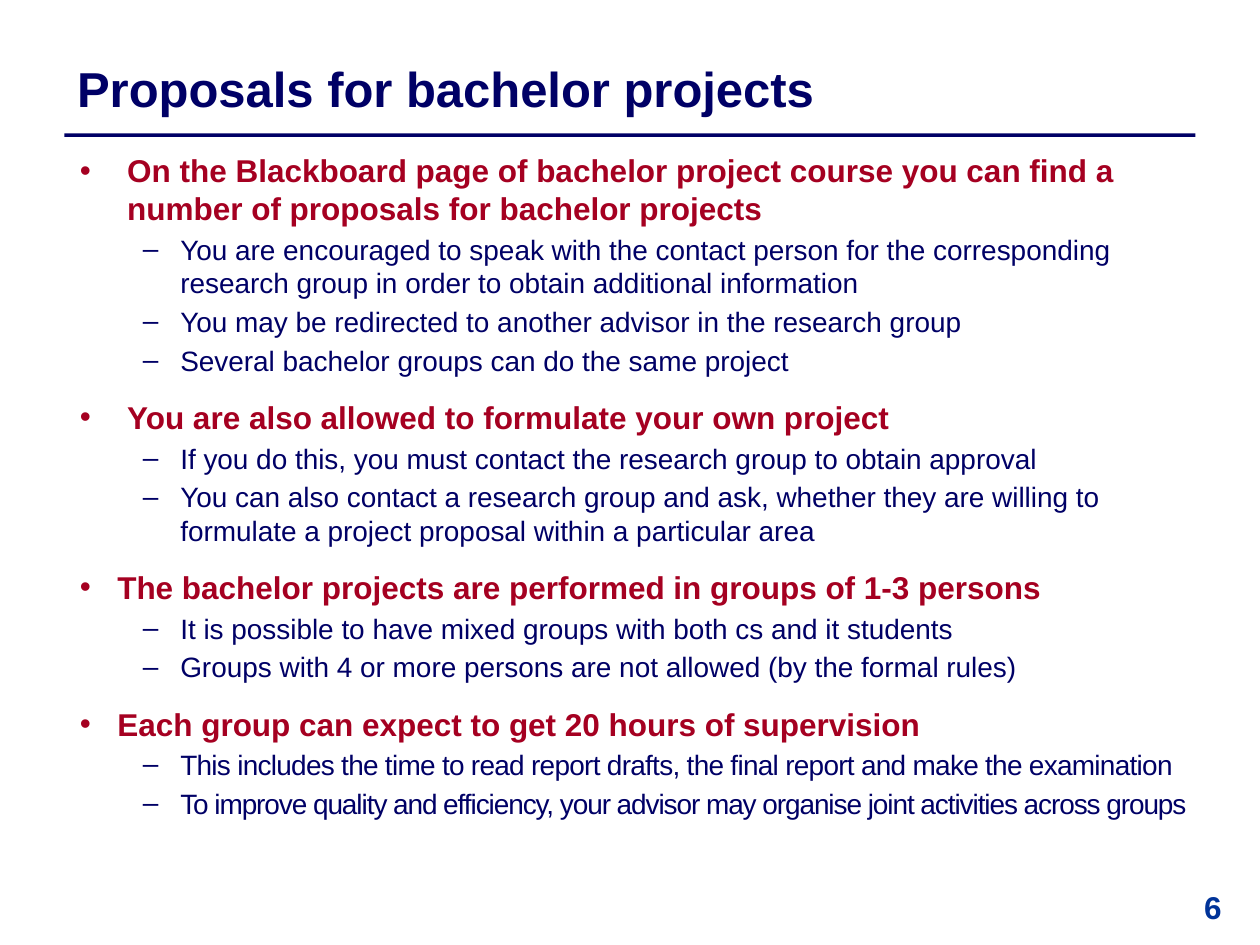
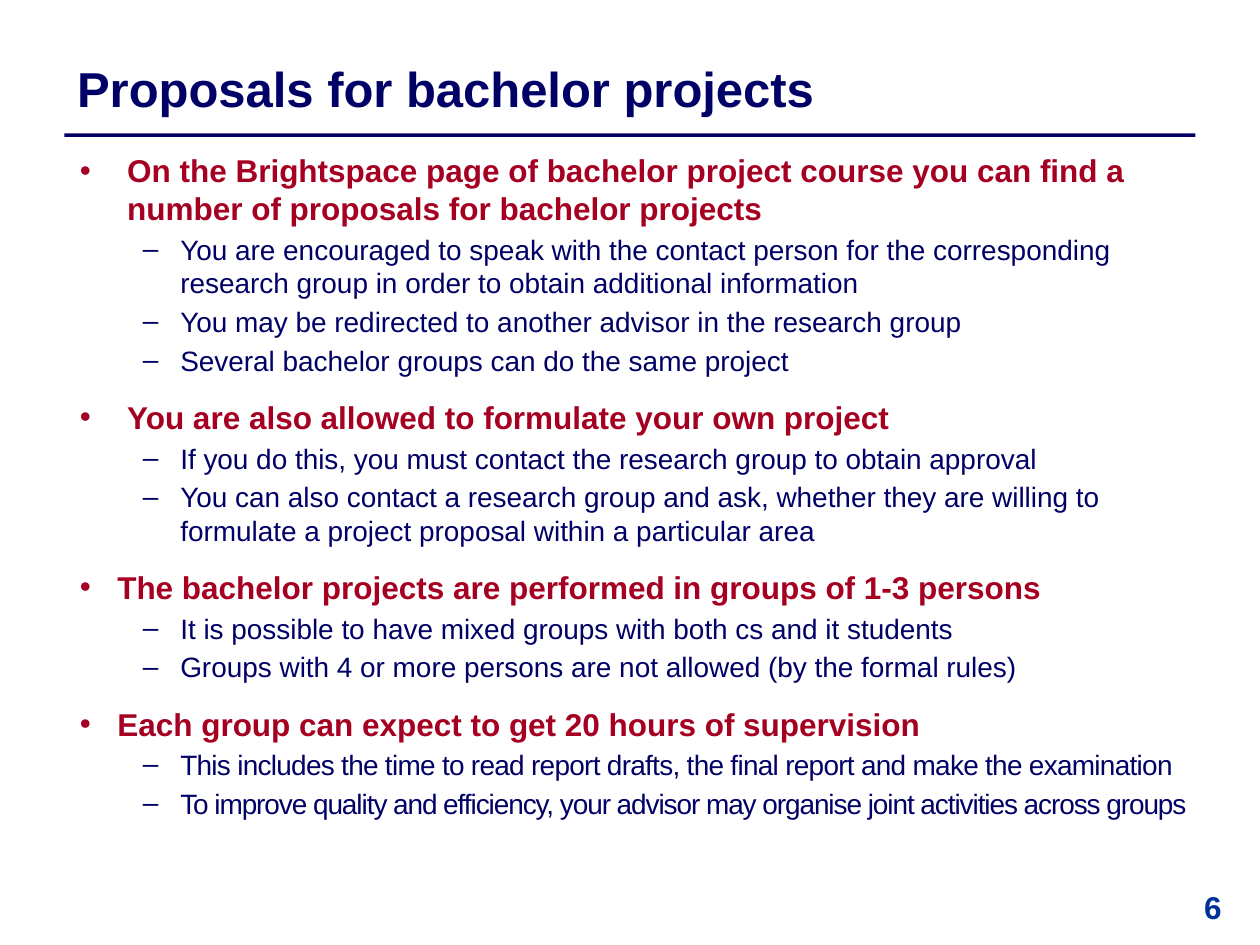
Before and after one commit to IntProgAU/Materiale, a slide deck: slide 6 of web/b22/0_info_meeting/+ Information Meeting.pptx. Drawn at 1260x945 pixels with LibreOffice and Linux fonts; fonts in the diff are those of the drawing. Boxes give left, top, right and bottom in pixels: in the first picture for what was removed or moved away, otherwise in the second. Text is boxed around its words. In the diff, an @@ line names an element or a change of style, - is before the commit and + after.

```diff
--- a/web/b22/0_info_meeting/+ Information Meeting.pptx
+++ b/web/b22/0_info_meeting/+ Information Meeting.pptx
@@ text at <box>127,159,1124,226</box>: text changed @@
-• On the Blackboard page of bachelor project course you can find a number of proposals for bachelor projects
+• On the Brightspace page of bachelor project course you can find a number of proposals for bachelor projects
```
Also in this commit, not shown: 10 other slides changed, 14 other files.
